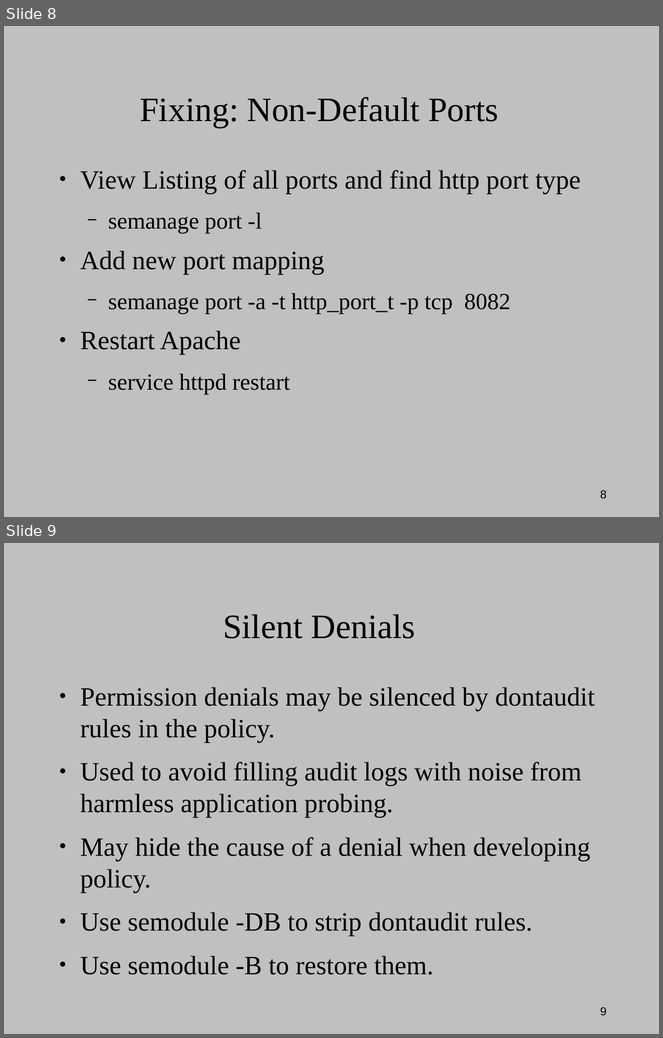
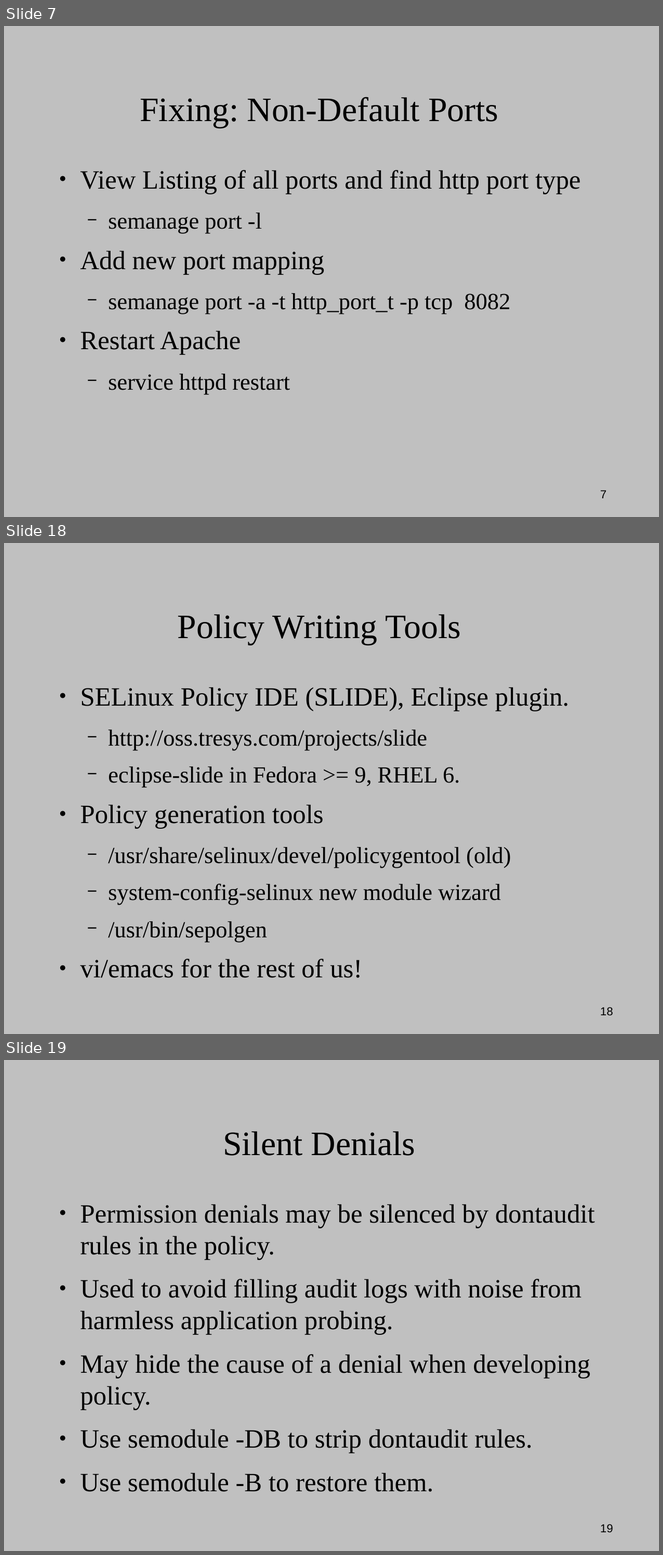
Before and after one commit to dpquigl/demystifying-selinux-part2, a slide deck: extra_slides.odp. Shown one above the other, each under a label of ours: slides 8 and 9 before the commit, slides 7, 18 and 19 after it; the slides between them are not shown. The pictures are 663x1038 and 663x1555 pixels, drawn with LibreOffice and Linux fonts; fonts in the diff are those of the drawing. Boxes give left, top, right and bottom in pixels: in the first picture for what was removed or moved away, otherwise in the second. Text is boxed around its words. In the diff, an @@ line names an element or a change of style, - is before the commit and + after.

Commit message:
Added some lab slides and a bunch of seliunux fundamental slides and some tools slides. Also added some extra slides to the extra slides presentation to merge them back into the main presentation with the new formatting.

```diff
--- a/extra_slides.odp
+++ b/extra_slides.odp
@@ slide 18 added at [4, 543, 659, 1034], background #C0C0C0; not listed: 1 template element that a slide beside it also shows @@
@@ title added at [178, 614, 461, 645], 41.4 pt, text #000000 @@
+Policy Writing Tools
@@ text added at [80, 687, 569, 978], 28 pt, text #000000 @@
+● SELinux Policy IDE (SLIDE), Eclipse plugin.
+  − http://oss.tresys.com/projects/slide
+  − eclipse-slide in Fedora >= 9, RHEL 6.
+● Policy generation tools
+  − /usr/share/selinux/devel/policygentool (old)
+  − system-config-selinux new module wizard
+  − /usr/bin/sepolgen
+● vi/emacs for the rest of us!
@@ what was slide 8 is now slide 7 @@
@@ page number at [600, 490, 607, 499]: text changed @@
-8
+7
@@ what was slide 9 is now slide 19 @@
@@ page number at [600, 1524, 613, 1533]: text changed @@
-9
+19
```
Also in this commit, not shown: 16 other slides added, 1 slide removed, 2 other files.
